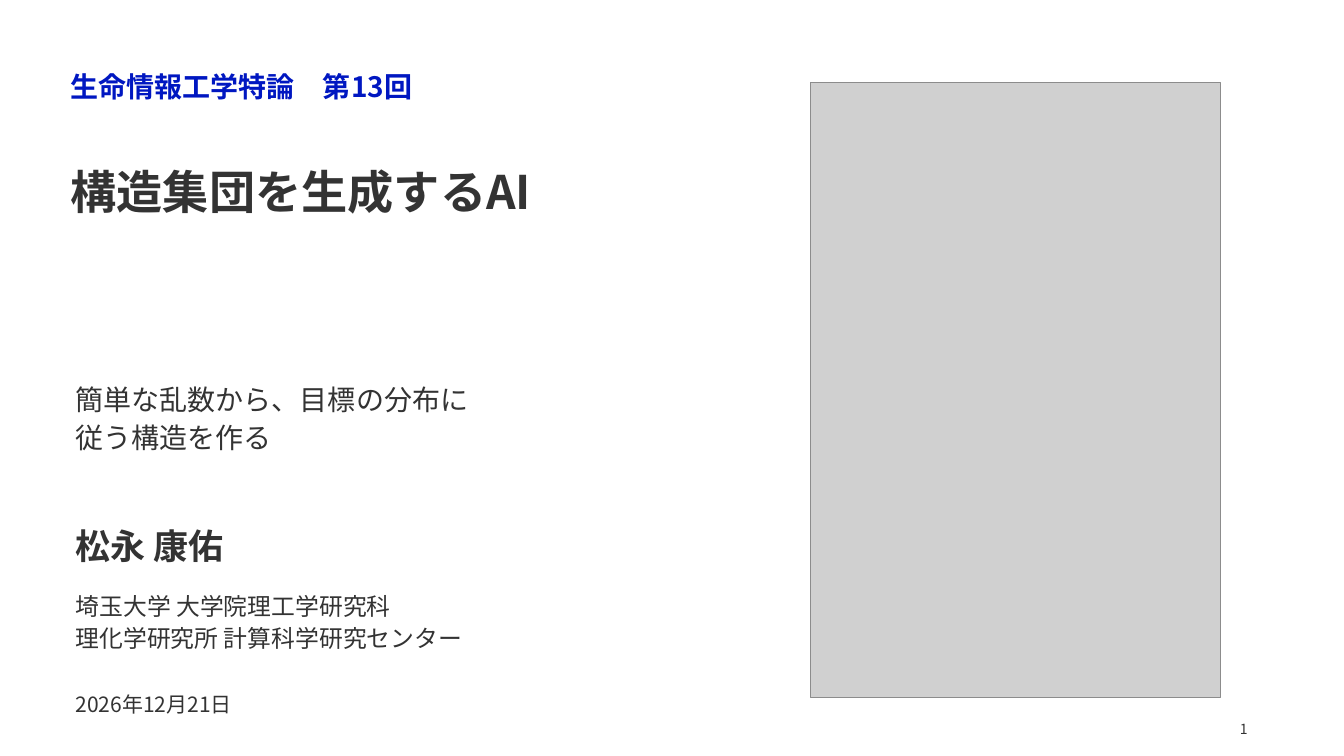
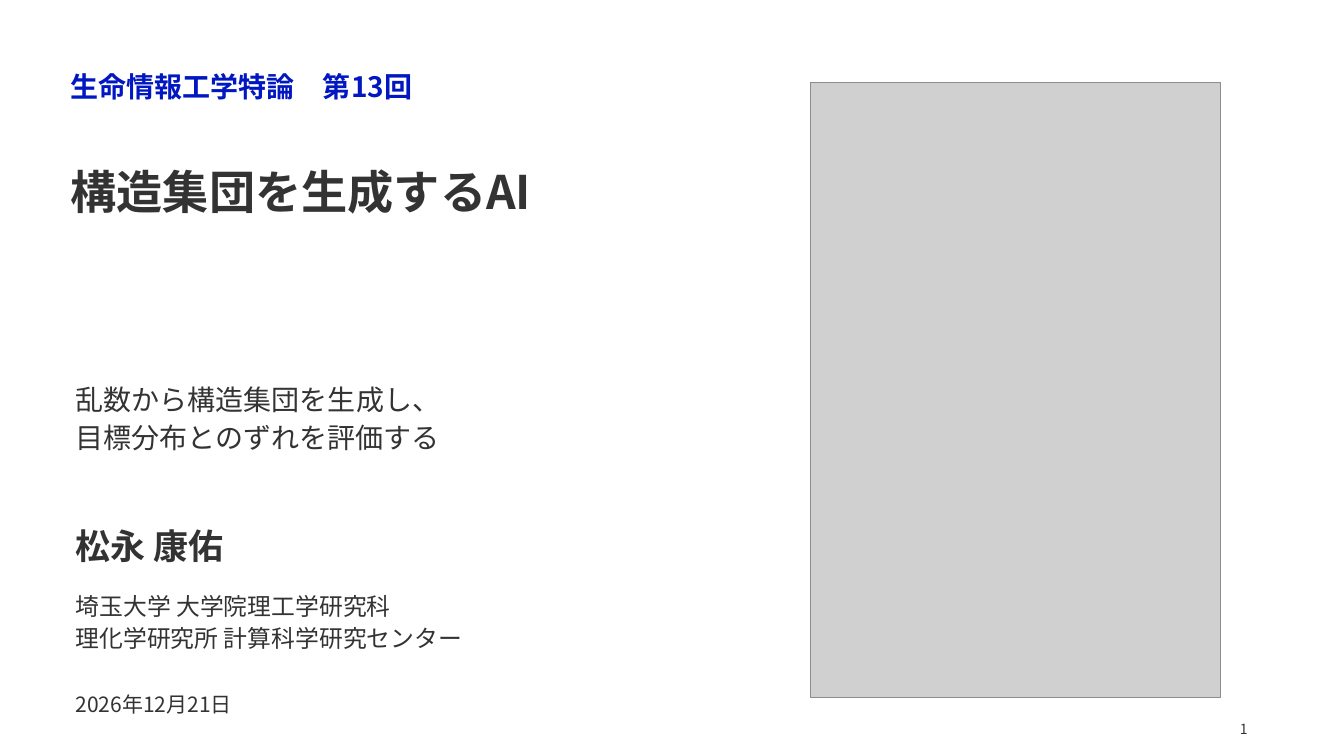
Before and after one commit to matsunagalab/lecture_bioinfo, a slide deck: slide 1 of 13_構造集団を生成するAI/13_構造集団を生成するAI.pptx. Drawn at 1344x756 pixels with LibreOffice and Linux fonts; fonts in the diff are those of the drawing; grey boxes stand for pictures. Boxes give left, top, right and bottom in pixels: in the first picture for what was removed or moved away, otherwise in the second. Text is boxed around its words. In the diff, an @@ line names an element or a change of style, - is before the commit and + after.

```diff
--- a/13_構造集団を生成するAI/13_構造集団を生成するAI.pptx
+++ b/13_構造集団を生成するAI/13_構造集団を生成するAI.pptx
@@ text at bbox=[76, 386, 441, 451]: text changed @@
-簡単な乱数から、目標の分布に
-従う構造を作る
+乱数から構造集団を生成し、
+目標分布とのずれを評価する
```
Also in this commit, not shown: 3 other slides changed, 16 other files.
